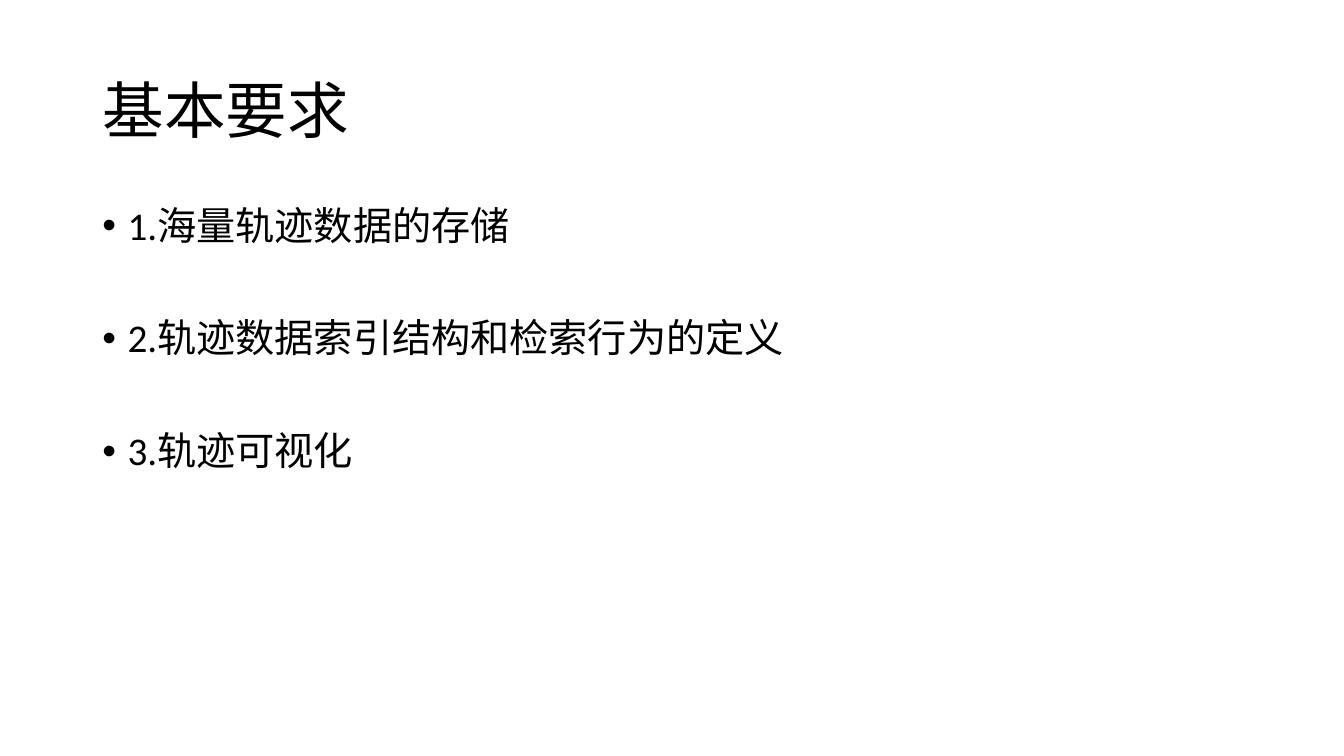
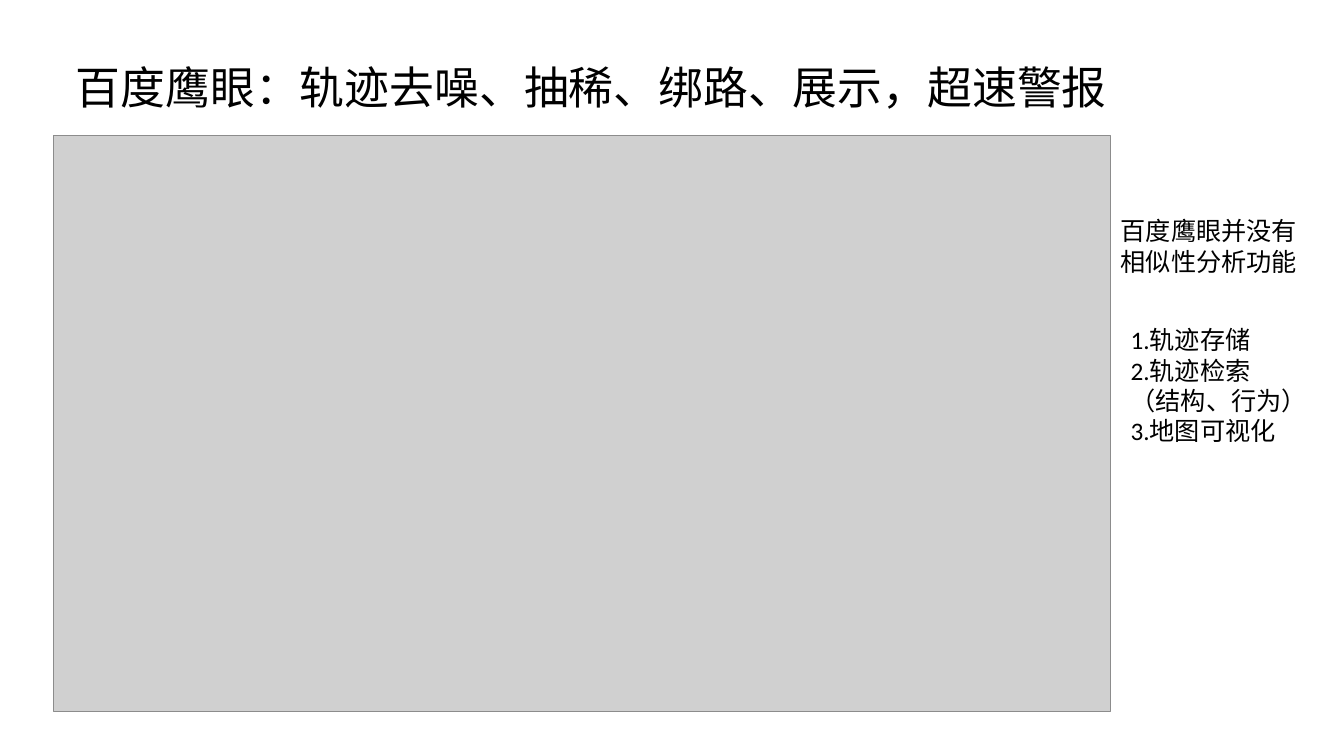
Before and after one commit to hc2013/graduate-article-latex, a slide deck: slide 5 of 地理轨迹相似性分析服务的设计和.pptx (slide 6 before the commit). Drawn at 1344x756 pixels with LibreOffice and Linux fonts; fonts in the diff are those of the drawing; grey boxes stand for pictures. Boxes give left, top, right and bottom in pixels: in the first picture for what was removed or moved away, otherwise in the second. Text is boxed around its words. In the diff, an @@ line names an element or a change of style, - is before the commit and + after.

```diff
--- a/地理轨迹相似性分析服务的设计和.pptx
+++ b/地理轨迹相似性分析服务的设计和.pptx
@@ title at (76, 66, 1107, 109): text changed; size 44 to 32 pt @@
-基本要求
+百度鹰眼：轨迹去噪、抽稀、绑路、展示，超速警报
@@ picture added at (53, 136, 1111, 712) @@
@@ text removed at (128, 207, 784, 468) @@
-• 1.海量轨迹数据的存储
-• 2.轨迹数据索引结构和检索行为的定义
-• 3.轨迹可视化
@@ text added at (1121, 218, 1297, 273), 18 pt, text #000000 @@
+百度鹰眼并没有相似性分析功能
@@ text added at (1131, 329, 1307, 442), 18 pt, text #000000 @@
+1.轨迹存储
+2.轨迹检索
+（结构、行为）
+3.地图可视化
```
Also in this commit, not shown: 3 other slides changed, 2 slides added, 2 slides removed, 5 other files.
